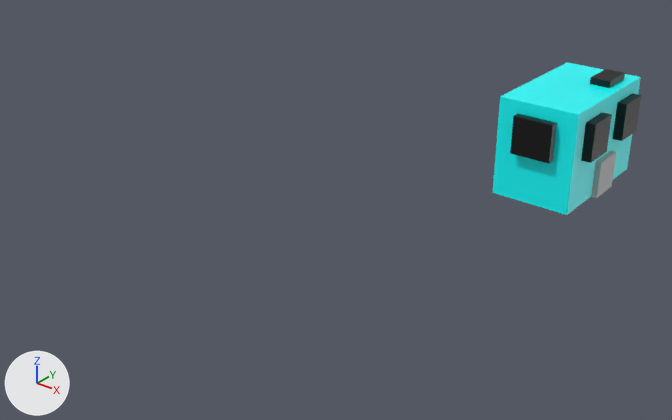
The FBX model Bird Gang/Assets/Maya Assets/SmallHouseCube4.fbx as it was, and as the next commit left it.
Rendered twice from a 50 mm camera at (4.36, -4.11, 1.68) aimed at (1.94, -1.08, -0.19). Every picture has the same lights, and +X, +Y and +Z are marked at lower left. Where no turn or scale is listed for an object, it has been applied to the vertices.
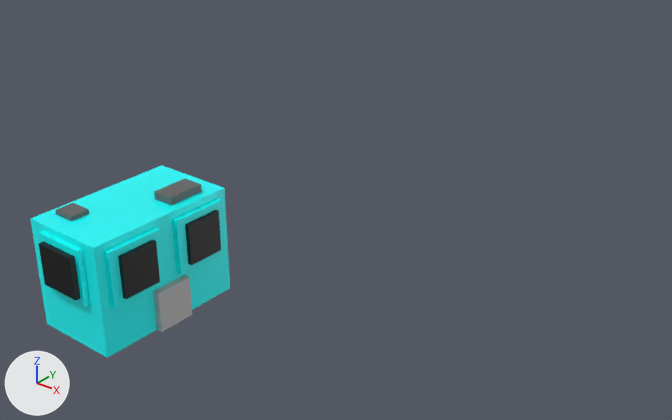
The edits, one by one:
Material 'surfaceShader6' (mat_surfaceshader6) is new.
Its base color is (0.122, 0.122, 0.122) (dark grey #626262).
me_mesh is used by ob_pcube2; location (2.546, 0.0, 0.0).
me_mesh had 472 vertices, 470 faces and spanned x -0.242..0.248, y -0.392..0.373, z -0.25..0.284.
me_mesh now has 2226 vertices, 2224 faces and spans x -0.242..0.248, y -0.392..0.373, z -0.25..0.284.
me_mesh part 1: 1754 vertices added at x -0.242..0.248, y -0.392..0.373, z -0.25..0.284.
me_mesh now uses material mat_surfaceshader6 (dark grey #626262).
Object 'pCube2' (ob_pcube2) moves from (2.546, 0.0, 0.0) to (1.497, -1.896, -0.233).

Pixel boxes [x1, y1, x2, y2] of what changed, in the pictures (672 x 420 px):
'pCube2', reshaped, moved (34% wider, 26% taller)
    before: [492, 62, 641, 215]
    after: [30, 165, 230, 358]
part 1 of me_mesh, added
    after: [30, 165, 230, 358]
